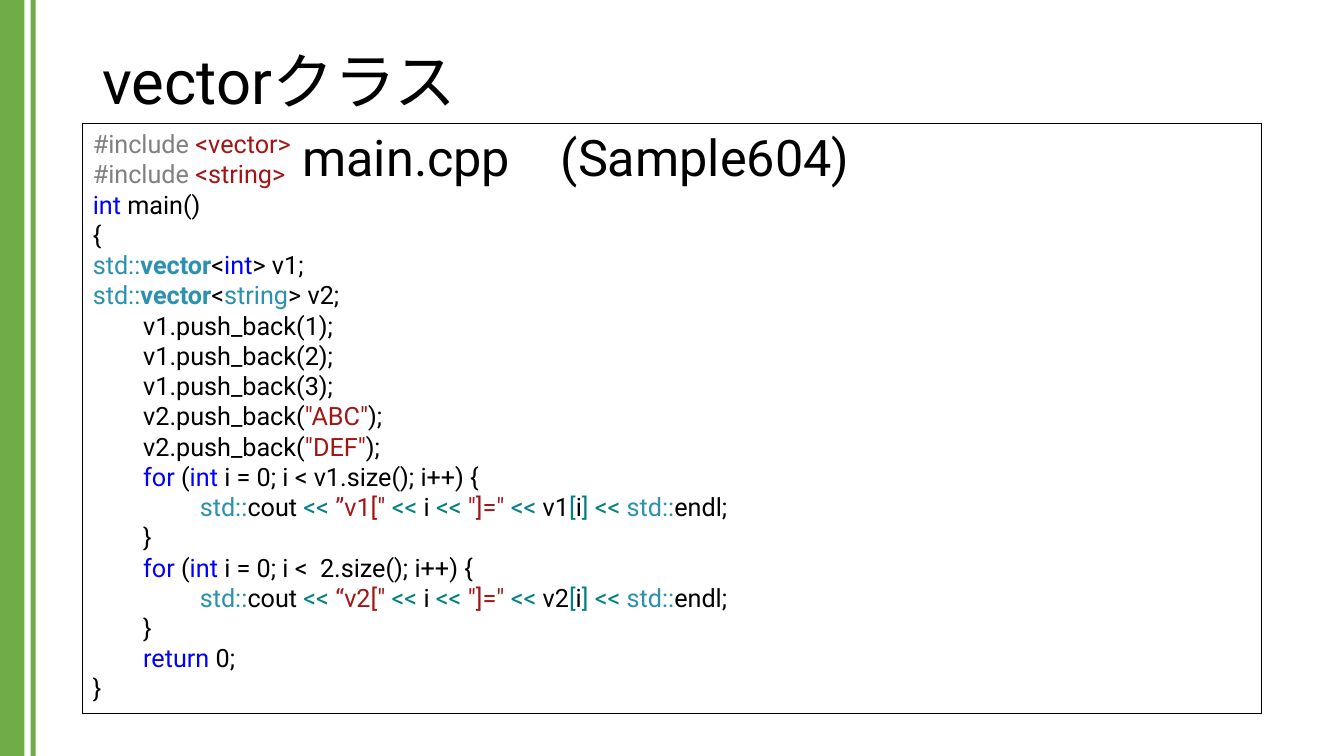
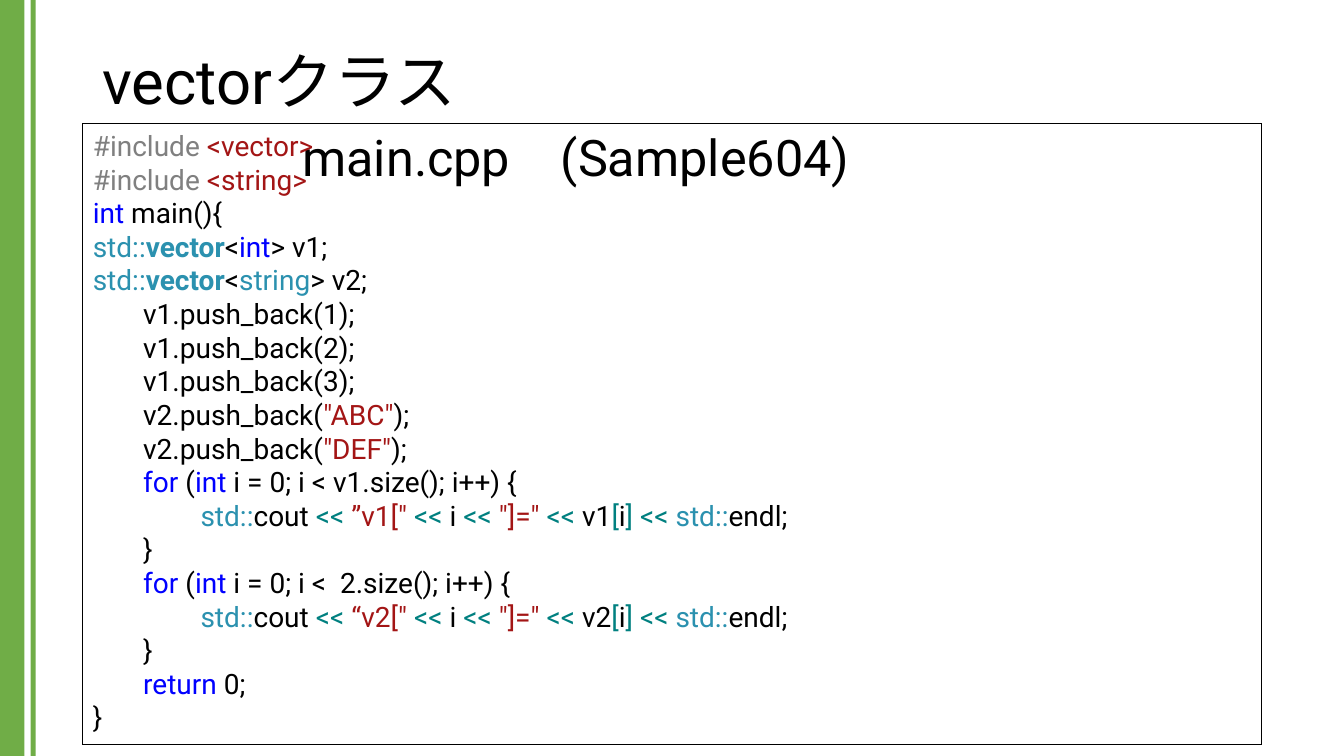
Before and after one commit to kic-murata/cpp2024, a slide deck: slide 9 of 授業資料/講義資料：Vectorクラス.pptx. Drawn at 1344x756 pixels with LibreOffice and Linux fonts; fonts in the diff are those of the drawing. Boxes give left, top, right and bottom in pixels: in the first picture for what was removed or moved away, otherwise in the second. Text is boxed around its words. In the diff, an @@ line names an element or a change of style, - is before the commit and + after.

```diff
--- a/授業資料/講義資料：Vectorクラス.pptx
+++ b/授業資料/講義資料：Vectorクラス.pptx
@@ rectangle "#include <vector>": place and size @@
-rectangle "#include <vector>" at (83,124,1261,715)
+rectangle "#include <vector>" at (83,124,1261,745)
@@ text in rectangle at (93,135,788,698): size 18 to 20 pt @@
@@ text in rectangle at (93,200,222,230): text changed; size 18 to 20 pt @@
-int main()
-{
+int main(){
```
Also in this commit, not shown: 12 other slides changed.
